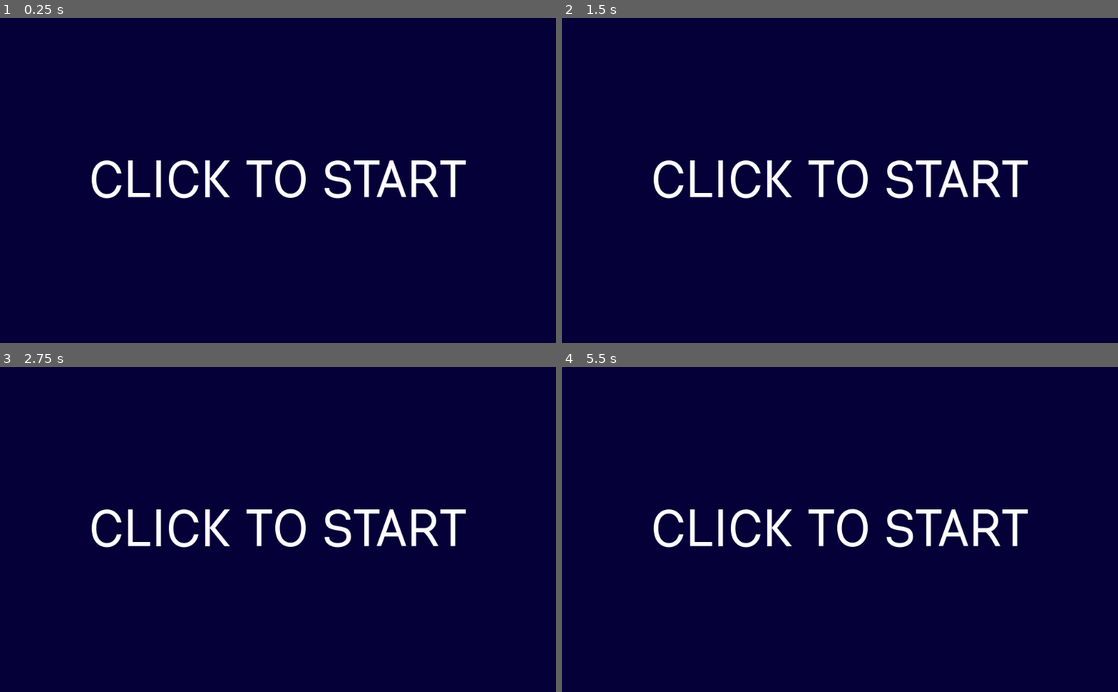
Above: before the commit, frames 1-4 (two rows, left to right).
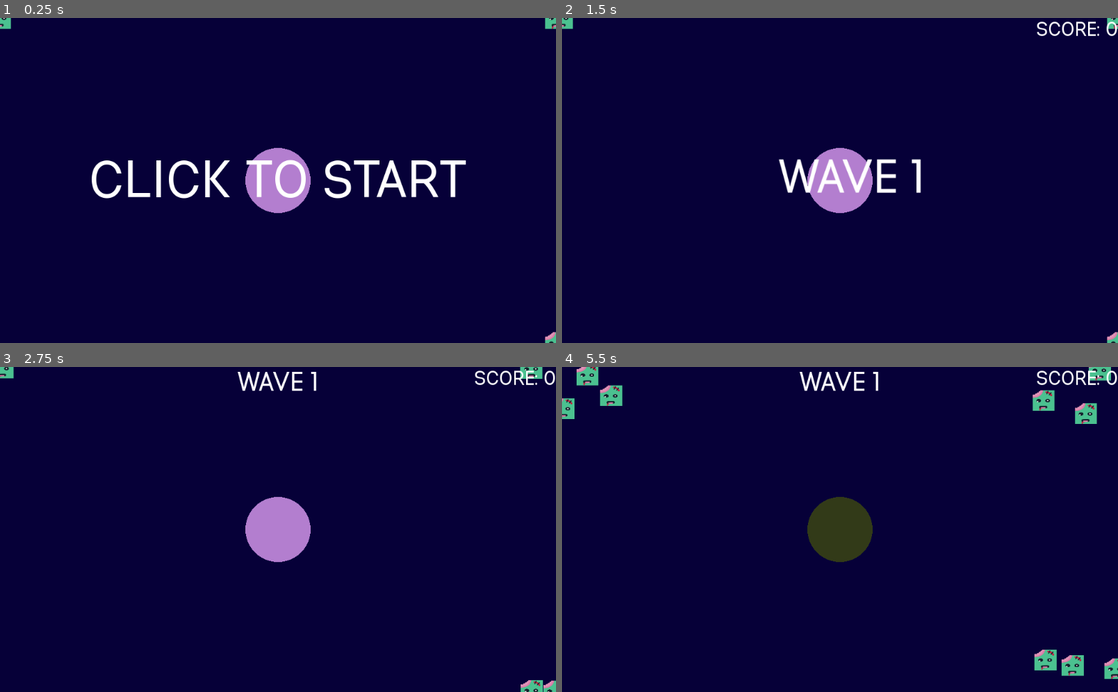
Above: after the commit, the same moments.

Repository: MrEliptik/voice_zombie
Game: Godot game, scene res://game.tscn
The game is run twice, just before and just after one commit, with the same random seed, the same clock (stepped at 60 frames per second) and the same inputs.
Inputs:
- Up to frame 1 (0.25 s): no input
- Up to frame 2 (1.5 s): tap Enter (ui_accept) at 0.5, 0.77, 1.25 s
- Up to frame 3 (2.75 s): tap Enter (ui_accept) at 1.52, 2 s
- Up to frame 4 (5.5 s): tap Enter (ui_accept) at 2.75, 3.02, 3.5, 3.77, 4.25, 4.52 s

The runs differ from the first frame. In frame 1, 1.7% of the frame differs, in the area x 0-100%, y 0-100%; in frame 2, 4.7%; in frame 3, 4.9%; in frame 4, 6.4%, in the area x 0-100%, y 0-97%.
Error before the commit: Parse Error: Can't preload resource at path: res://enemy.tscn (res://game.gd:7)

Commit message:
change sprite and animation

Diff:
--- a/enemy.gd
+++ b/enemy.gd
@@ -3,6 +3,7 @@
 var target
 var multiplier = 1
 var speed = 1
+var dead = false
 
 onready var spawn_location = [Vector2(0, 0), Vector2(get_viewport().size.x, 0),
 	Vector2(get_viewport().size.x, get_viewport().size.y), Vector2(0, get_viewport().size.y)]
@@ -29,6 +30,16 @@
 	if target:
 		move_and_collide(target * speed * delta)
 
+func die():
+	if dead: return
+	dead = true
+	$fake_explosion_particles.visible = true
+	$fake_explosion_particles.particles_explode = true
+	$Sprite.visible = false
+	var select_idx = randi()%$SFX.get_child_count()
+	var sound = $SFX.get_child(select_idx)
+	sound.play()
+
 func move_toward(point):
 	#print('At: ' + str(self.global_position) + ' moving to ' + str(point))
 	target = (point - self.global_position).normalized()
--- a/enemy.tscn
+++ b/enemy.tscn
@@ -1,23 +1,65 @@
-[gd_scene load_steps=5 format=2]
+[gd_scene load_steps=11 format=2]
 
 [ext_resource path="res://enemy.gd" type="Script" id=1]
-[ext_resource path="res://square.png" type="Texture" id=2]
+[ext_resource path="res://arts/square.png" type="Texture" id=2]
 [ext_resource path="res://fake_explosion_particles.tscn" type="PackedScene" id=3]
+[ext_resource path="res://audio/sfx/impactMining_004.ogg" type="AudioStream" id=4]
+[ext_resource path="res://audio/sfx/impactMining_002.ogg" type="AudioStream" id=5]
+[ext_resource path="res://audio/sfx/impactMining_003.ogg" type="AudioStream" id=6]
+[ext_resource path="res://audio/sfx/impactMining_000.ogg" type="AudioStream" id=7]
+[ext_resource path="res://audio/sfx/impactMining_001.ogg" type="AudioStream" id=8]
 
 [sub_resource type="RectangleShape2D" id=1]
 extents = Vector2( 20, 20 )
 
+[sub_resource type="Animation" id=2]
+resource_name = "run"
+loop = true
+tracks/0/type = "value"
+tracks/0/path = NodePath("Sprite:scale")
+tracks/0/interp = 1
+tracks/0/loop_wrap = true
+tracks/0/imported = false
+tracks/0/enabled = true
+tracks/0/keys = {
+"times": PoolRealArray( 0, 0.5, 1 ),
+"transitions": PoolRealArray( 1, 1, 1 ),
+"update": 0,
+"values": [ Vector2( 0.307755, 0.316167 ), Vector2( 0.35, 0.25 ), Vector2( 0.308, 0.308 ) ]
+}
+
 [node name="Enemy" type="KinematicBody2D"]
 script = ExtResource( 1 )
 
+[node name="SFX" type="Node" parent="."]
+
+[node name="Impact0" type="AudioStreamPlayer" parent="SFX"]
+stream = ExtResource( 7 )
+
+[node name="Impact1" type="AudioStreamPlayer" parent="SFX"]
+stream = ExtResource( 8 )
+
+[node name="Impact2" type="AudioStreamPlayer" parent="SFX"]
+stream = ExtResource( 5 )
+
+[node name="Impact3" type="AudioStreamPlayer" parent="SFX"]
+stream = ExtResource( 6 )
+
+[node name="Impact4" type="AudioStreamPlayer" parent="SFX"]
+stream = ExtResource( 4 )
+
 [node name="Sprite" type="Sprite" parent="."]
-position = Vector2( 0.0608296, 0.138383 )
-scale = Vector2( 0.172163, 0.176869 )
+position = Vector2( 2.38419e-06, 2.86102e-06 )
+scale = Vector2( 0.31466, 0.305351 )
 texture = ExtResource( 2 )
 
 [node name="CollisionShape2D" type="CollisionShape2D" parent="."]
 shape = SubResource( 1 )
 
-[node name="Tween" type="Tween" parent="."]
+[node name="fake_explosion_particles" parent="." instance=ExtResource( 3 )]
+visible = false
+z_index = 0
 
-[node name="fake_explosion_particles" parent="." instance=ExtResource( 3 )]
+[node name="AnimationPlayer" type="AnimationPlayer" parent="."]
+autoplay = "run"
+anims/run = SubResource( 2 )
